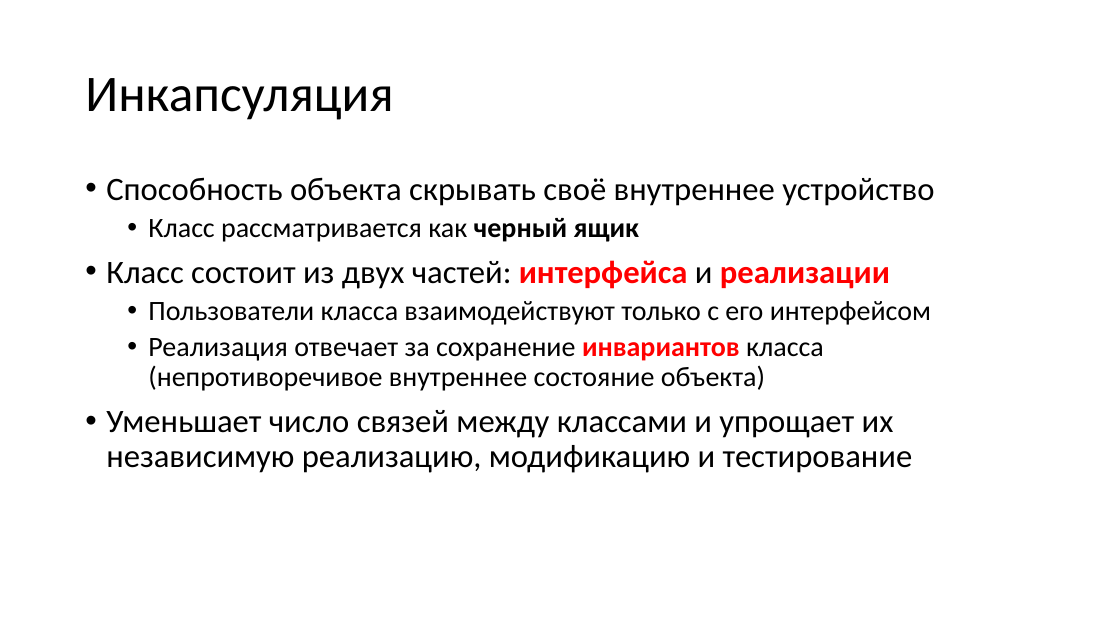
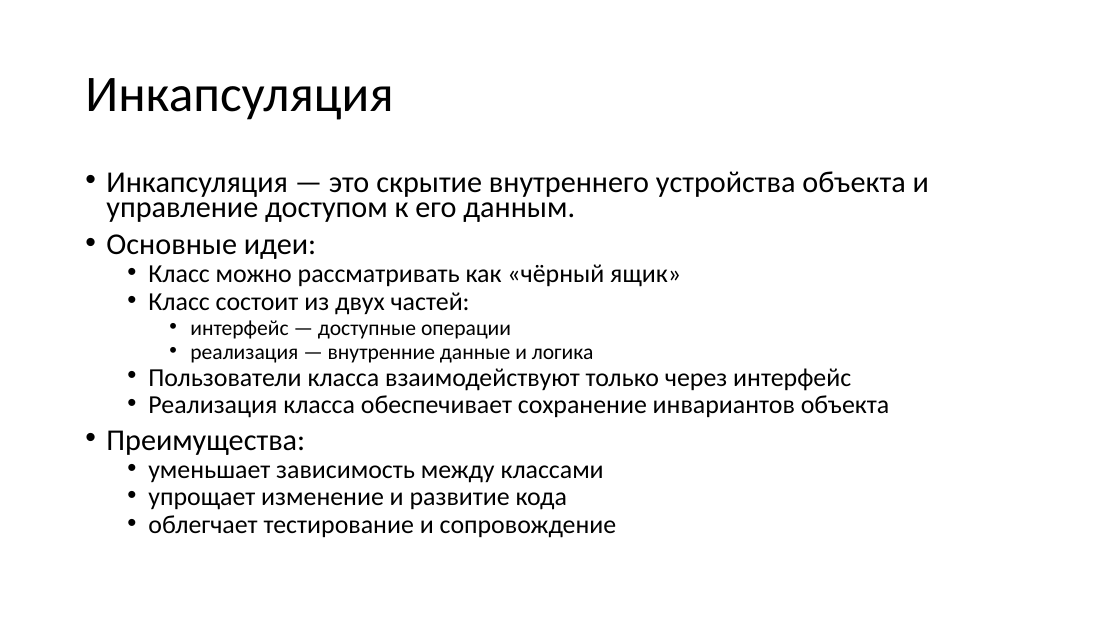
Before and after one commit to alexey-malov/oop, a slide deck: slide 8 of lectures/02/Основы ООП.pptx. Drawn at 1120x630 pixels with LibreOffice and Linux fonts; fonts in the diff are those of the drawing. Boxes give left, top, right and bottom in pixels: in the first picture for what was removed or moved away, otherwise in the second. Text is boxed around its words. In the diff, an @@ line names an element or a change of style, - is before the commit and + after.

```diff
--- a/lectures/02/Основы ООП.pptx
+++ b/lectures/02/Основы ООП.pptx
@@ text at (106, 171, 929, 538): text changed; size 28 to 22.2 pt @@
-• Способность объекта скрывать своё внутреннее устройство
-  • Класс рассматривается как черный ящик
-• Класс состоит из двух частей: интерфейса и реализации
-  • Пользователи класса взаимодействуют только с его интерфейсом
-  • Реализация отвечает за сохранение инвариантов класса (непротиворечивое внутреннее состояние объекта)
-• Уменьшает число связей между классами и упрощает их независимую реализацию, модификацию и тестирование
+• Инкапсуляция — это скрытие внутреннего устройства объекта и управление доступом к его данным.
+• Основные идеи:
+  • Класс можно рассматривать как «чёрный ящик»
+  • Класс состоит из двух частей:
+    • интерфейс — доступные операции
+    • реализация — внутренние данные и логика
+  • Пользователи класса взаимодействуют только через интерфейс
+  • Реализация класса обеспечивает сохранение инвариантов объекта
+• Преимущества:
+  • уменьшает зависимость между классами
+  • упрощает изменение и развитие кода
+  • облегчает тестирование и сопровождение
```
Also in this commit, not shown: 29 other slides changed, 5 slides added, 8 slides removed, 2 other files.
